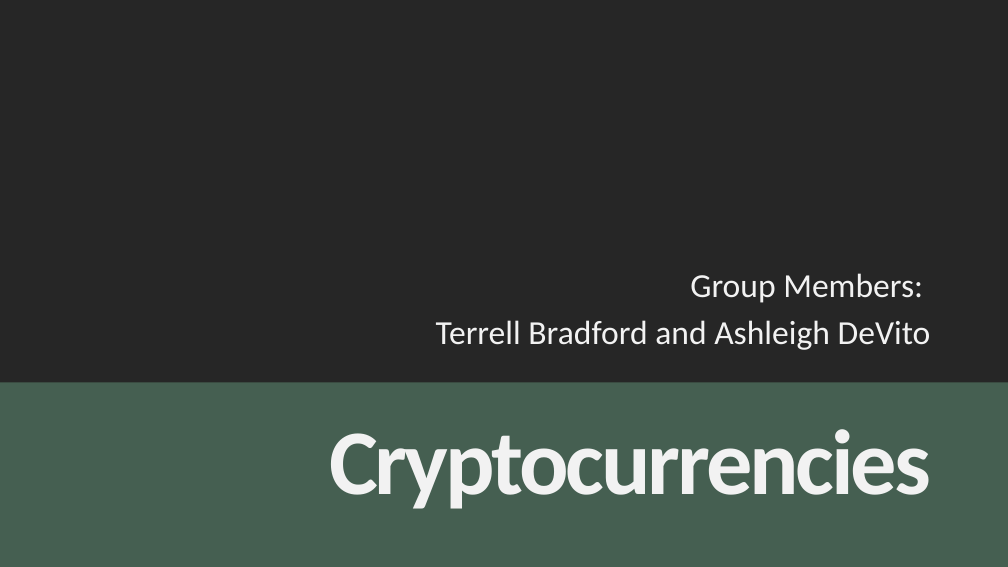
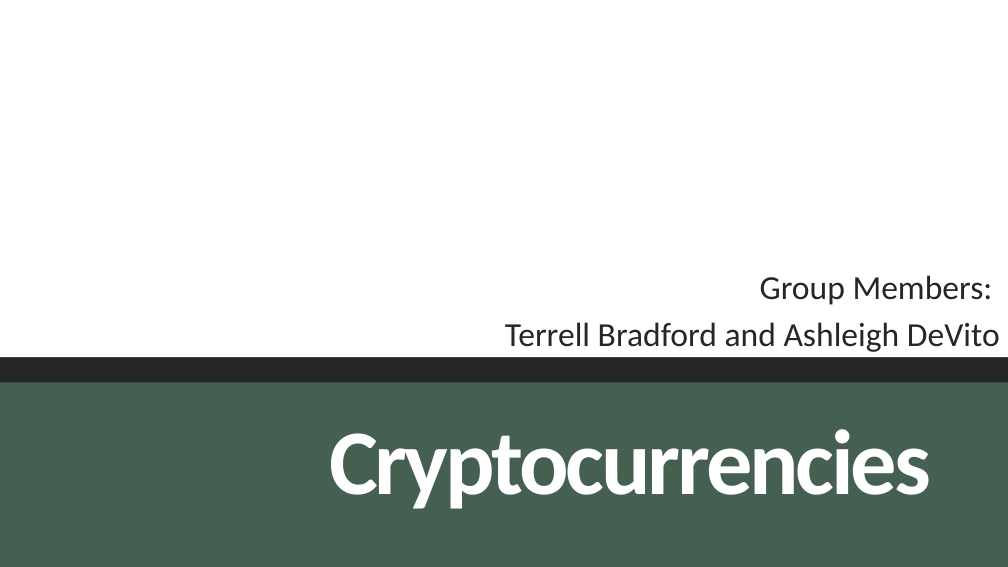
Before and after one commit to ashleighdevito/Cryptocurrency, a slide deck: slide 1 of Presentation/1_cryptocurrency_presentation.pptx. Drawn at 1008x567 pixels with LibreOffice and Linux fonts; fonts in the diff are those of the drawing. Boxes give left, top, right and bottom in pixels: in the first picture for what was removed or moved away, otherwise in the second. Text is boxed around its words. In the diff, an @@ line names an element or a change of style, - is before the commit and + after.

```diff
--- a/Presentation/1_cryptocurrency_presentation.pptx
+++ b/Presentation/1_cryptocurrency_presentation.pptx
@@ subtitle "Group Members:": place and size @@
-subtitle "Group Members:" at <box>436,273,931,350</box>
+subtitle "Group Members:" at <box>0,0,1008,357</box>
@@ subtitle "Group Members:" at <box>0,0,1008,357</box>: text colour #F2F2F2 to #262626; fill none to #FFFFFF @@
```
Also in this commit, not shown: 11 other slides changed, 1 slide added, 16 other files.
